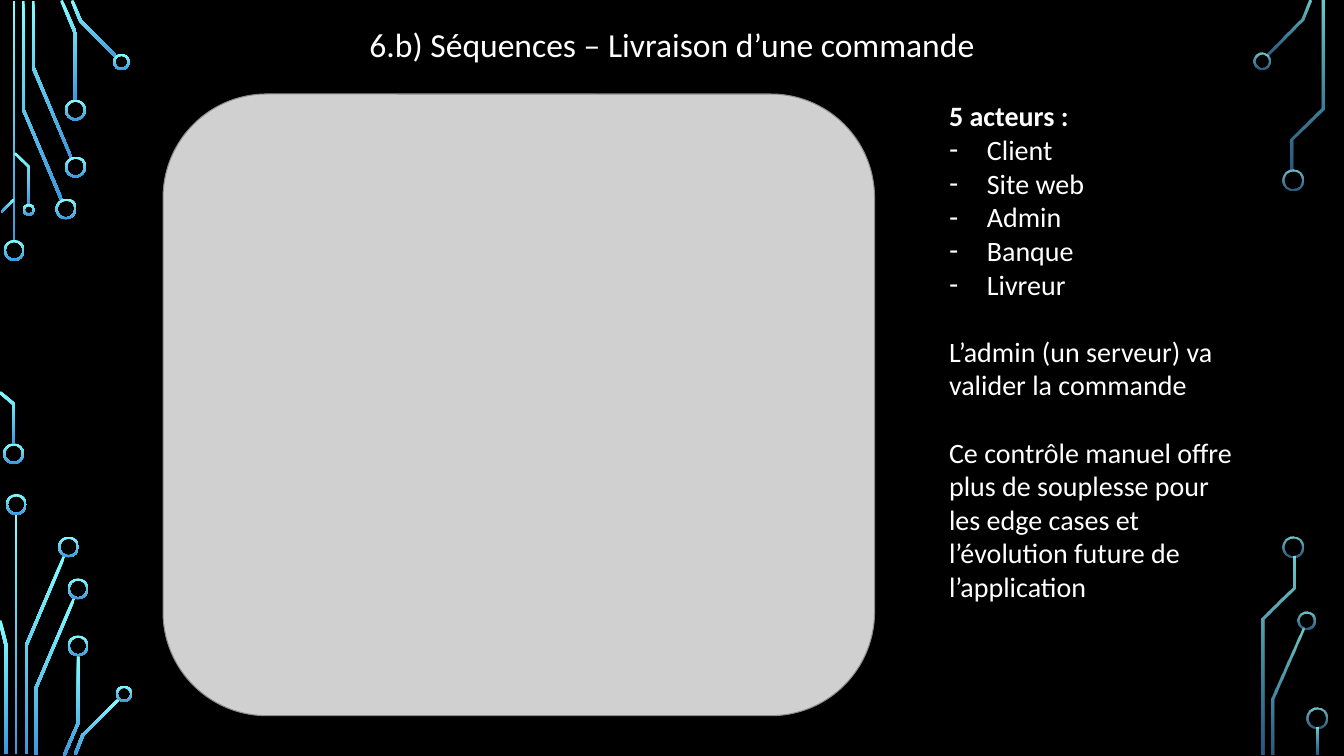
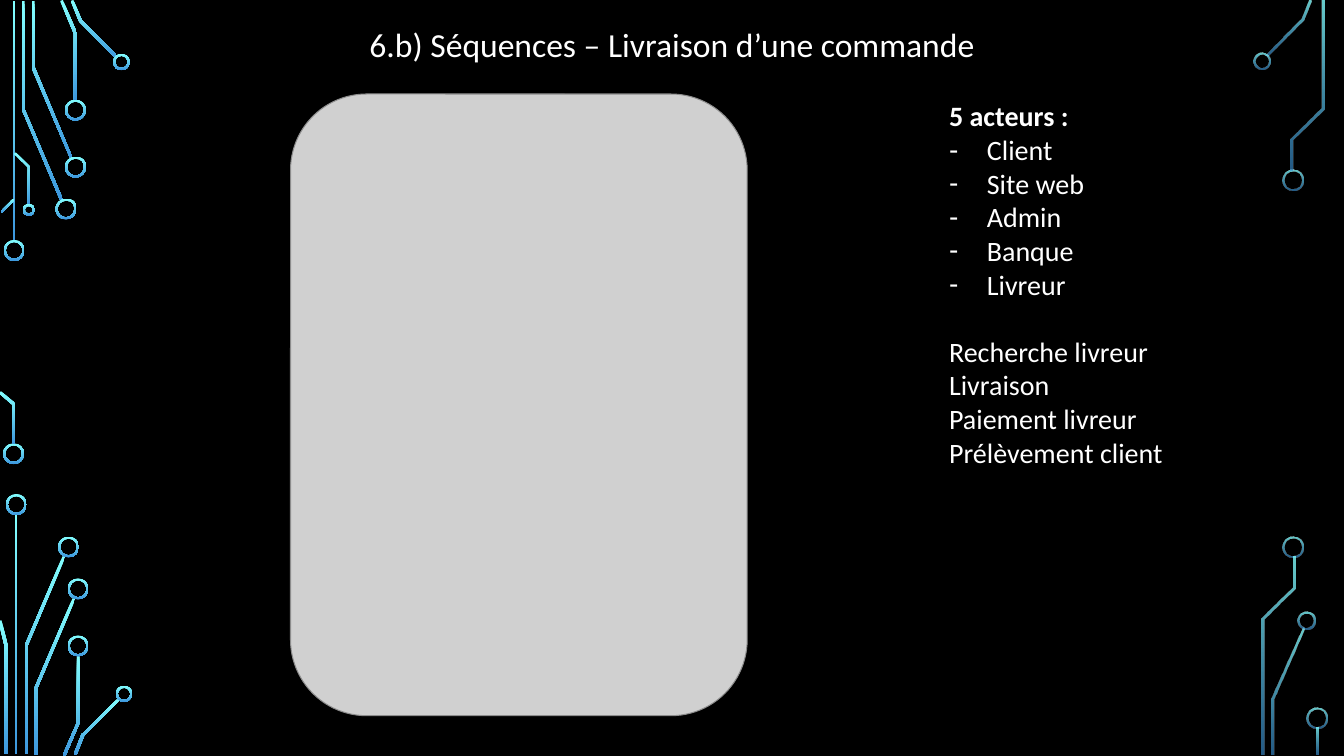
Before and after one commit to DesignGreg/Projet4-OpenClassRooms, a slide deck: slide 9 of Présentation Soutenance.pptx. Drawn at 1344x756 pixels with LibreOffice and Linux fonts; fonts in the diff are those of the drawing; grey boxes stand for pictures; background and template pictures are left out. Boxes give left, top, right and bottom in pixels: in the first picture for what was removed or moved away, otherwise in the second. Text is boxed around its words. In the diff, an @@ line names an element or a change of style, - is before the commit and + after.

Commit message:
modif sur validation commande, en automatique

```diff
--- a/Présentation Soutenance.pptx
+++ b/Présentation Soutenance.pptx
@@ picture: place and size @@
-picture at <box>163,94,875,716</box>
+picture at <box>290,94,747,716</box>
@@ text at <box>949,342,1162,464</box>: text changed @@
-L’admin (un serveur) va valider la commande
-Ce contrôle manuel offre plus de souplesse pour les edge cases et l’évolution future de l’application
+Recherche livreur
+Livraison
+Paiement livreur
+Prélèvement client
```
Also in this commit, not shown: 3 other slides changed, 1 slide removed, 5 other files.
